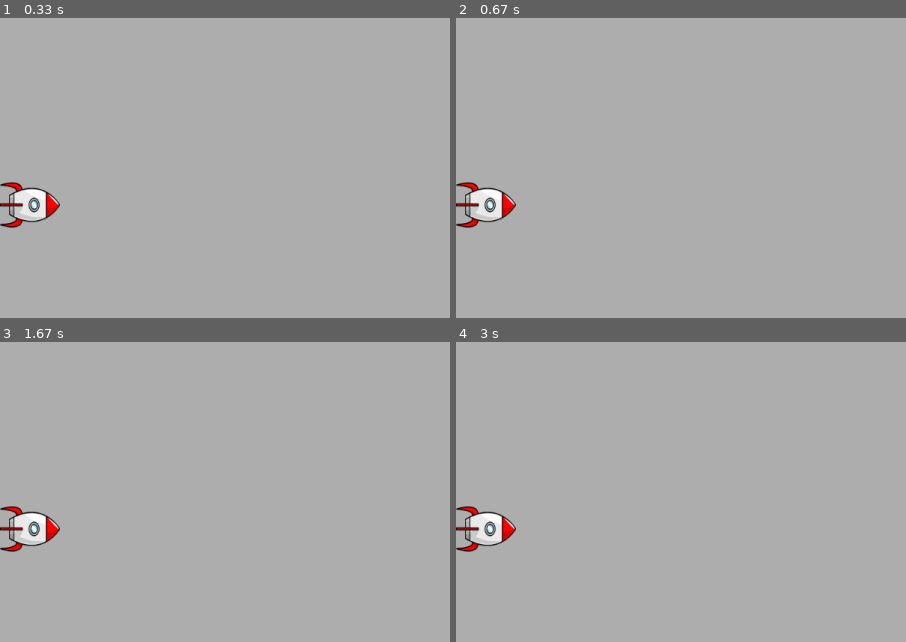
Above: before the commit, frames 1-4 (two rows, left to right).
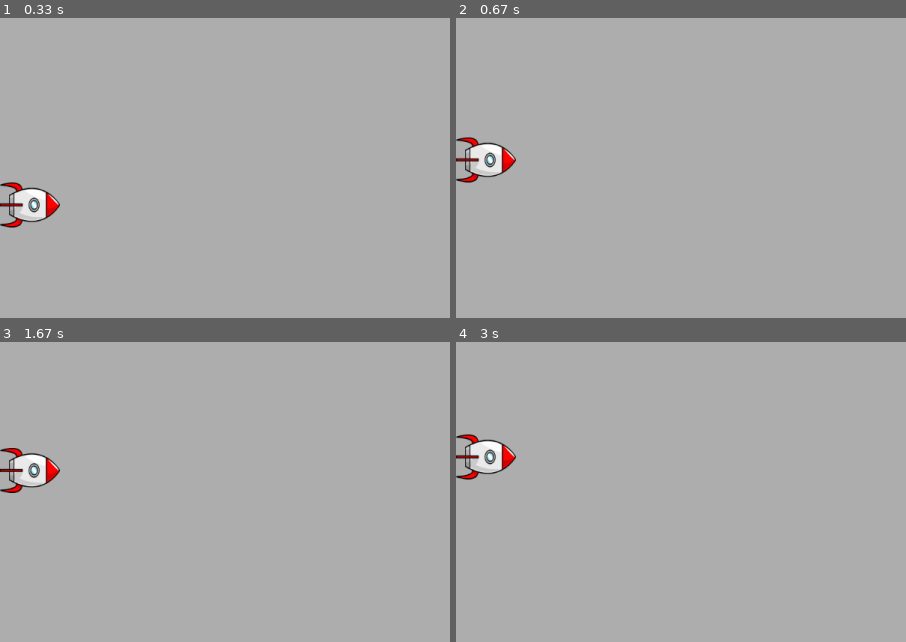
Above: after the commit, the same moments.

Repository: Yariiio/pygame_side_shooter
Game: pygame game, started from game.py
Two runs of this game, one before a commit and one after it. Both use one fixed random seed, a clock stepped at 60 frames per second and the inputs below.
Inputs:
- Up to frame 1 (0.33 s): no input
- Up to frame 2 (0.67 s): hold Up from 0.33 s (still down)
- Up to frame 3 (1.67 s): release Up at 0.8 s; hold Down 0.83-1.13 s; hold Up 1.17-1.53 s; hold Down from 1.57 s (still down)
- Up to frame 4 (3 s): release Down at 1.93 s; hold Up 1.97-2.27 s; hold Down 2.3-2.6 s; hold Up from 2.63 s (still down)
The pictures show only the part of the screen within x 0-50%, y 19-69%; the shares and areas given below are measured in that part.

Frame 1 is identical in both runs. In frame 2, 2.3% of the frame differs, in the area x 0-14%, y 39-70%; in frame 3, 2.3%; in frame 4, 2.3%, in the area x 0-14%, y 30-70%.

Commit message:
player movement added and helper methods for keys

Diff:
--- a/game.py
+++ b/game.py
@@ -4,6 +4,8 @@
 
 class Game:
     def __init__(self):
+        self.FPS = 240
+        self.clock = pygame.time.Clock()
         pygame.init()
         self.settings = Settings()
         self.window = pygame.display.set_mode((self.settings.window_w, self.settings.window_h))
@@ -12,14 +14,40 @@
 
     def run(self):
         while True:
-            for event in pygame.event.get():
-                if event.type == pygame.QUIT:
-                    sys.exit()
+            self._check_events()
+            self.player.update()
+            self._update_window()
 
-            self.window.fill(self.settings.bg_color)
-            self.player.blit()
+    def _check_events(self):
+        for event in pygame.event.get():
+            if event.type == pygame.QUIT:
+                sys.exit()
+            elif event.type == pygame.KEYDOWN:
+                self._check_keydowns(event)
+            elif event.type == pygame.KEYUP:
+                self._check_keyups(event)
 
-            pygame.display.flip()
+
+    def _check_keydowns(self, event):
+        if event.key == pygame.K_UP:
+            self.player.moving_up = True
+        elif event.key == pygame.K_DOWN:
+             self.player.moving_down = True
+        elif event.key == pygame.K_q:
+            sys.exit()
+
+    def _check_keyups(self, event):
+        if event.key == pygame.K_UP:
+            self.player.moving_up = False
+        elif event.key == pygame.K_DOWN:
+            self.player.moving_down = False
+
+
+    def _update_window(self):
+        self.window.fill(self.settings.bg_color)
+        self.player.blit()
+        pygame.display.flip()
+        self.clock.tick(self.FPS)
 
 if __name__ == "__main__":
     new_game = Game()
--- a/player.py
+++ b/player.py
@@ -3,11 +3,22 @@
 class Player:
     def __init__(self, game):
         self.window = game.window
+        self.settings = game.settings
         self.window_rect = game.window.get_rect()
         self.image = pygame.image.load("assets/rocket.png")
         self.rect = self.image.get_rect()
         self.rect.midleft = self.window_rect.midleft
+        self.moving_up = False
+        self.moving_down = False
+        self.y = float(self.rect.y)
 
     def blit(self):
         self.window.blit(self.image, self.rect)
-        print(self.rect)
+
+    def update(self):
+        if self.moving_up and self.rect.top > 0:
+            self.y -= self.settings.player_velocity
+        if self.moving_down and self.rect.bottom < self.window_rect.bottom:
+            self.y += self.settings.player_velocity
+
+        self.rect.y = self.y
--- a/settings.py
+++ b/settings.py
@@ -4,3 +4,6 @@
         self.window_w = 1200
         self.window_h = 800
         self.bg_color = (175, 175, 175)
+
+        # Player settings
+        self.player_velocity = 1.5
